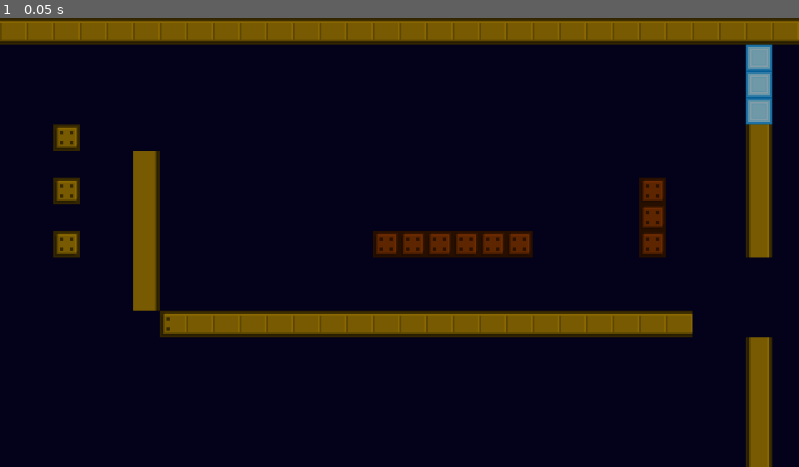
Above: before the commit, frame 1.
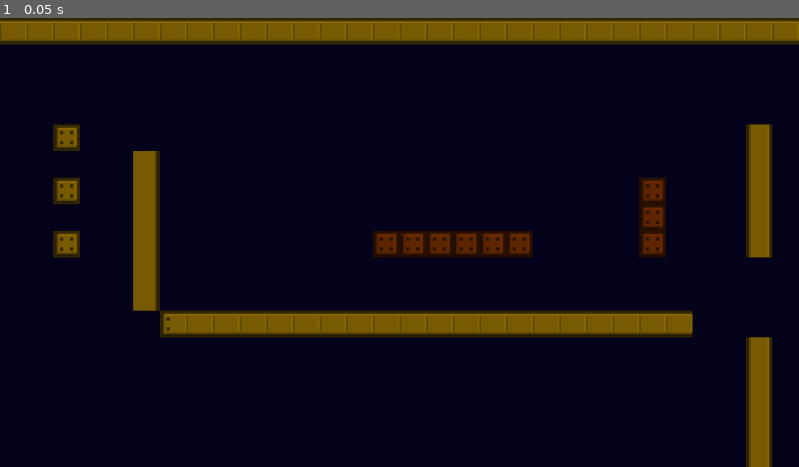
Above: after the commit, the same moment.

Repository: tumat001/LittleBallInSpace
Game: Godot game, scene res://WorldRelated/WorldSlices/Stage_001/WorldSlice_Stage01_01.tscn
The game is run twice, just before and just after one commit, with the same random seed, the same clock (stepped at 60 frames per second) and the same inputs. The project has no main scene, so this scene is started directly.
Inputs:
- Up to frame 1 (0.05 s): no input

The runs differ from the first frame. In frame 1, 0.6% of the frame differs, in the area x 93-97%, y 5-24%.
Error in both runs: Invalid call. Nonexistent function 'add_to_rewindables' in base 'Nil'. (res://SingletonsAndConsts/CameraManagerRelated/CameraManager.gd:22)

Commit message:
Fixed tileset not saving properly
not saving properly when 2+ tiles simultaneously get changed

Diff:
--- a/GameElements/RewindManager.gd
+++ b/GameElements/RewindManager.gd
@@ -136,13 +136,14 @@
 
 func add_to_rewindables(arg_obj):
 	if arg_obj.get("is_rewindable"):
-		if !arg_obj.has_method(REWINDABLE_METHOD_NAME__GET_SAVE_STATE) or !arg_obj.has_method(REWINDABLE_METHOD_NAME__LOAD_STATE) or !arg_obj.has_method(REWINDABLE_METHOD_NAME__DESTROY_STATE) or !arg_obj.has_method(REWINDABLE_METHOD_NAME__STARTED_REWIND) or !arg_obj.has_method(REWINDABLE_METHOD_NAME__ENDED_REWIND):
-			print("RewindManager: ERR: obj %s does not have all required methods" % arg_obj)
-			print("%s, %s, %s, %s, %s" % [!arg_obj.has_method(REWINDABLE_METHOD_NAME__GET_SAVE_STATE), !arg_obj.has_method(REWINDABLE_METHOD_NAME__LOAD_STATE), !arg_obj.has_method(REWINDABLE_METHOD_NAME__DESTROY_STATE), !arg_obj.has_method(REWINDABLE_METHOD_NAME__STARTED_REWIND), !arg_obj.has_method(REWINDABLE_METHOD_NAME__ENDED_REWIND)])
-			print("--")
-
-		#arg_obj.add_to_group(REWINDABLE_GROUP_NAME)
-		_all_registered_rewindables.append(arg_obj)
+		if !_all_registered_rewindables.has(arg_obj):
+			if !arg_obj.has_method(REWINDABLE_METHOD_NAME__GET_SAVE_STATE) or !arg_obj.has_method(REWINDABLE_METHOD_NAME__LOAD_STATE) or !arg_obj.has_method(REWINDABLE_METHOD_NAME__DESTROY_STATE) or !arg_obj.has_method(REWINDABLE_METHOD_NAME__STARTED_REWIND) or !arg_obj.has_method(REWINDABLE_METHOD_NAME__ENDED_REWIND):
+				print("RewindManager: ERR: obj %s does not have all required methods" % arg_obj)
+				print("%s, %s, %s, %s, %s" % [!arg_obj.has_method(REWINDABLE_METHOD_NAME__GET_SAVE_STATE), !arg_obj.has_method(REWINDABLE_METHOD_NAME__LOAD_STATE), !arg_obj.has_method(REWINDABLE_METHOD_NAME__DESTROY_STATE), !arg_obj.has_method(REWINDABLE_METHOD_NAME__STARTED_REWIND), !arg_obj.has_method(REWINDABLE_METHOD_NAME__ENDED_REWIND)])
+				print("--")
+
+			#arg_obj.add_to_group(REWINDABLE_GROUP_NAME)
+			_all_registered_rewindables.append(arg_obj)
 
 
 
--- a/ObjectsRelated/TilesRelated/BaseTileSet.gd
+++ b/ObjectsRelated/TilesRelated/BaseTileSet.gd
@@ -52,8 +52,8 @@
 #
 
 
-var _save_tiles_data_next_frame__for_rewind_save : bool
-var _saved_cell_data
+var _save_tiles_data_next_frame__for_rewind_save__count : int
+var _saved_cell_data_queue : Array
 
 # structure: cell_pos -> [cell id, cell auto-coord, other datas<dict>]
 var _cell_metadatas = {}
@@ -116,8 +116,8 @@
 		SingletonsAndConsts.current_rewind_manager.add_to_rewindables(self)
 
 		_update_cells_save_data()
-		_save_tiles_data_next_frame__for_rewind_save = true
-
+		#_save_tiles_data_next_frame__for_rewind_save = true
+		_save_tiles_data_next_frame__for_rewind_save__count += 1
 
 func is_breakable() -> bool:
 	return _is_breakable
@@ -248,17 +248,19 @@
 		TileConstants.generate_atlas_textures_for_tile_sheet(id, texture_in_region, tilemap.cell_size.x)
 	var tile_texture = TileConstants.get_atlas_texture_from_tile_sheet_id(id, auto_coords)
 
-	_create_fragments(tile_local_pos_top_left, tile_global_pos, tile_texture, id, auto_coords)
+	#_create_fragments(tile_local_pos_top_left, tile_global_pos, tile_texture, id, auto_coords)
+	call_deferred("_create_fragments", tile_local_pos_top_left, tile_global_pos, tile_texture, id, auto_coords)
 
 	####################
 
 	#tilemap.set_cellv(arg_tile_coord, -1)
+	_player.remove_on_ground_count_with_identif__from_breakable_tile__before_breaking(arg_tile_coord)
 	_set_tile_at_coords(arg_tile_coord, -1, Vector2(0, 0), true)
 
 	call_deferred("_attempt_induce_speed_slowdown_on_player", arg_player)
 
 func _create_fragments(arg_tile_local_pos_top_left, arg_tile_global_pos, arg_tile_texture, arg_tile_id, arg_auto_coords):
-	var fragments = TileConstants.generate_object_tile_fragments(arg_tile_local_pos_top_left, arg_tile_global_pos, arg_tile_texture, 16, arg_tile_id, arg_auto_coords)
+	var fragments = TileConstants.generate_object_tile_fragments(arg_tile_local_pos_top_left, arg_tile_global_pos, arg_tile_texture, 9, arg_tile_id, arg_auto_coords)
 	for fragment in fragments:
 		SingletonsAndConsts.deferred_add_child_to_game_elements__other_node_hoster(fragment)
 
@@ -294,8 +296,10 @@
 
 
 	if arg_save_tiles_data_next_frame__for_rewind_save:
-		_save_tiles_data_next_frame__for_rewind_save = true
-		_saved_cell_data = _generate_cells_save_data()
+		#_save_tiles_data_next_frame__for_rewind_save = true
+		_save_tiles_data_next_frame__for_rewind_save__count += 1
+		#_saved_cell_data = _generate_cells_save_data()
+		_saved_cell_data_queue.append(_generate_cells_save_data())
 
 	tilemap.set_cellv(arg_coords, arg_tile_id, arg_flip_x, arg_flip_y, arg_transpose, arg_autotile_coords)
 
@@ -347,9 +351,11 @@
 		#"applied_changes_for_breakable" : _applied_changes_for_breakable,
 	}
 
-	if _save_tiles_data_next_frame__for_rewind_save:
-		_save_tiles_data_next_frame__for_rewind_save = false
-		save_state["cell_save_data"] = _saved_cell_data
+	#if _save_tiles_data_next_frame__for_rewind_save:
+	if _save_tiles_data_next_frame__for_rewind_save__count > 0:
+		#_save_tiles_data_next_frame__for_rewind_save = false
+		_save_tiles_data_next_frame__for_rewind_save__count -= 1
+		save_state["cell_save_data"] = _saved_cell_data_queue.pop_front()#_saved_cell_data
 		#print(save_state["cell_save_data"])
 
 	return save_state
--- a/PlayerRelated/Player.gd
+++ b/PlayerRelated/Player.gd
@@ -412,6 +412,10 @@
 			remove_objects_to_add_mask_layer_collision_after_exit(body)
 
 	emit_signal("player_body_shape_exited", body_rid, body, body_shape_index, local_shape_index)
+
+func remove_on_ground_count_with_identif__from_breakable_tile__before_breaking(arg_coordinate):
+	_attempt_remove_on_ground_count__with_any_identif(arg_coordinate)
+
 
 
 
--- a/PlayerRelated/PlayerModi/Imps/LaunchBallRelated/PlayerModi_LaunchBall.gd
+++ b/PlayerRelated/PlayerModi/Imps/LaunchBallRelated/PlayerModi_LaunchBall.gd
@@ -28,7 +28,7 @@
 #
 
 var starting_ball_count : int
-var ball_mass : float = 20.0
+var ball_mass : float = 40.0
 
 
 var _player
--- a/WorldRelated/WorldSlices/Stage_001/WorldSlice_Stage01_01.tscn
+++ b/WorldRelated/WorldSlices/Stage_001/WorldSlice_Stage01_01.tscn
@@ -23,7 +23,7 @@
 momentum_breaking_point = 25000.0
 
 [node name="TileMap" parent="TileContainer/BaseTileSet3" index="0"]
-tile_data = PoolIntArray( 65564, 2, 0, 65569, 2, 0, 131100, 2, 0, 131105, 2, 0, 196636, 2, 0, 196641, 2, 0 )
+tile_data = PoolIntArray( 36, 2, 0, 37, 2, 0, 38, 2, 0, 39, 2, 0, 40, 2, 0, 41, 2, 0 )
 
 [node name="Position2D" type="Position2D" parent="PlayerSpawnCoordsContainer" index="0"]
 position = Vector2( 739, 48 )
